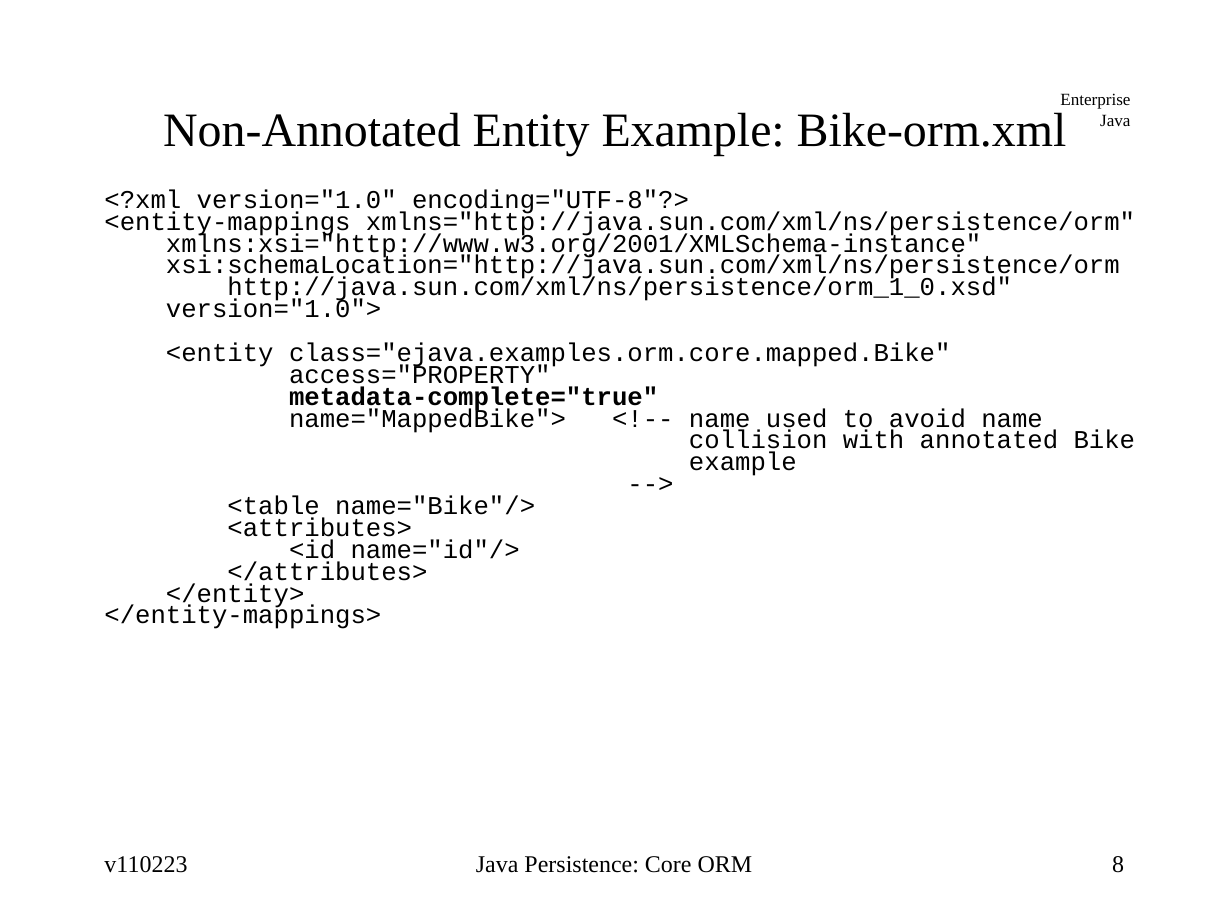
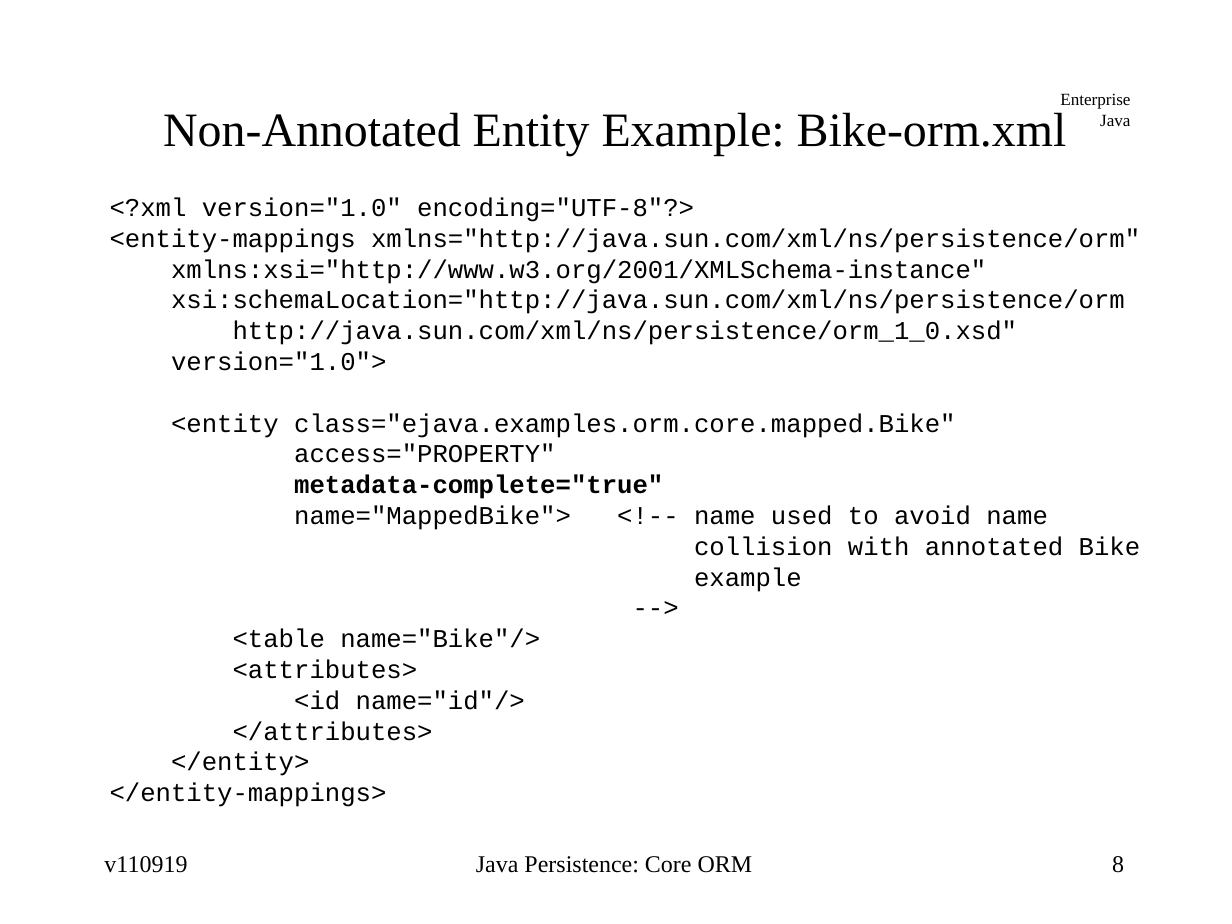
Before and after one commit to jcstaff/ejava-javaee, a slide deck: slide 8 of ormCore/src/site/resources/lectures/ormCore.ppt. Drawn at 1232x924 pixels with LibreOffice and Linux fonts; fonts in the diff are those of the drawing. Boxes give left, top, right and bottom in pixels: in the first picture for what was removed or moved away, otherwise in the second. Text is boxed around its words. In the diff, an @@ line names an element or a change of style, - is before the commit and + after.

Commit message:
updated some fonts

```diff
--- a/ormCore/src/site/resources/lectures/ormCore.ppt
+++ b/ormCore/src/site/resources/lectures/ormCore.ppt
@@ text "<?xml version="1.0" encoding="UTF-8"?>" at [110, 197, 1141, 807]: line spacing 0.71 to 1 @@
@@ text at [104, 856, 187, 873]: text changed @@
-v110223
+v110919
```
Also in this commit, not shown: 96 other slides changed.
